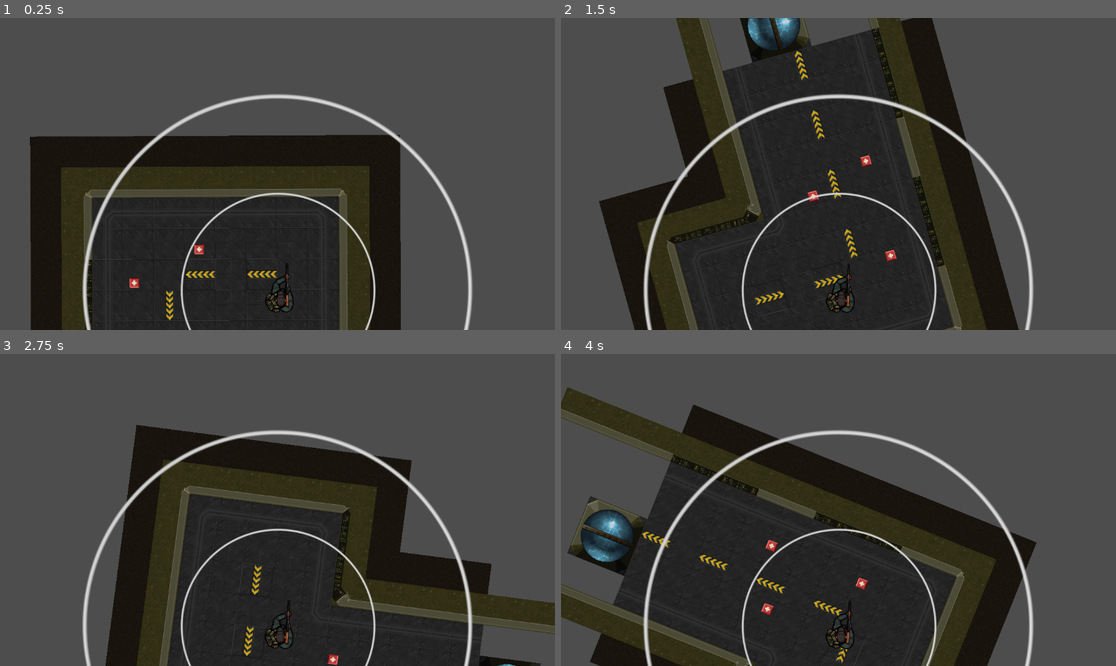
Above: before the commit, frames 1-4 (two rows, left to right).
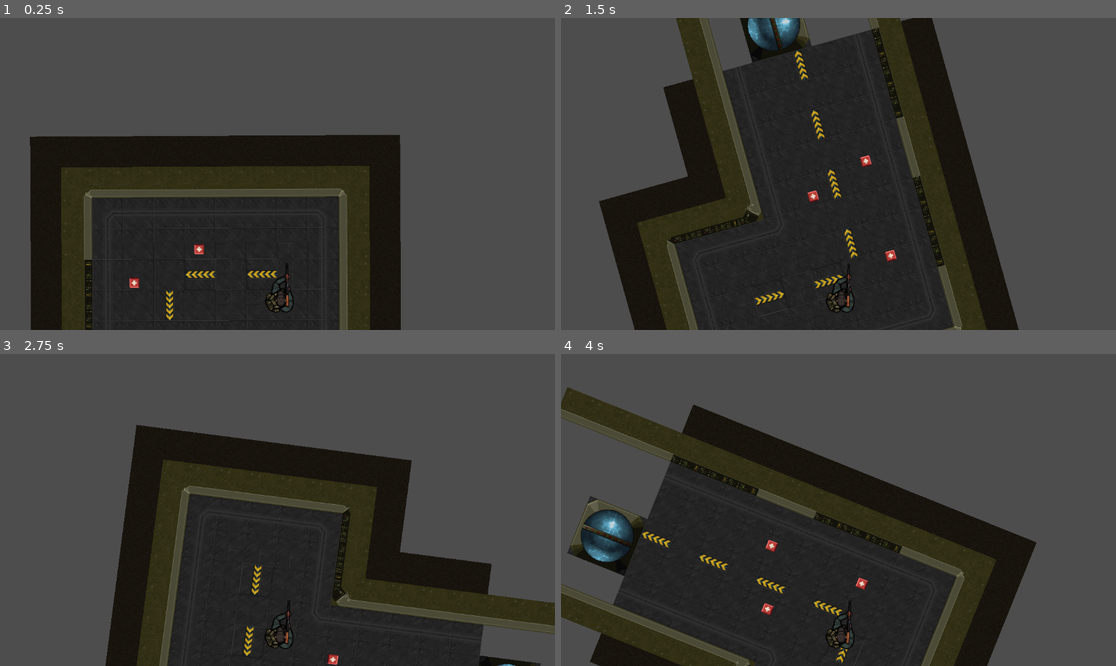
Above: after the commit, the same moments.

Repository: RQZhao01/COMP277game
Game: Godot game, scene res://Levels/level_1.tscn
The game is run twice, just before and just after one commit, with the same random seed, the same clock (stepped at 60 frames per second) and the same inputs.
Inputs (mouse positions are in pixels of both pictures, inside the frame that each line leads up to):
- Up to frame 1 (0.25 s): no input
- Up to frame 2 (1.5 s): tap Enter at 0.5 s; move the mouse to (960, 158) at 0.52 s; hold D (move_right) 0.53-1.28 s; move the mouse to (727, 189) at 1.27 s; hold S (move_down) from 1.28 s (still down)
- Up to frame 3 (2.75 s): move the mouse to (333, 441) at 2.02 s; release S (move_down) at 2.03 s; hold D (move_right) from 2.03 s (still down)
- Up to frame 4 (4 s): move the mouse to (810, 572) at 2.77 s; release D (move_right) at 2.78 s; hold W (move_up) 2.78-3.53 s; move the mouse to (1005, 556) at 3.52 s; hold A (move_left) from 3.53 s (still down)

The runs differ from the first frame. In frame 1, 2.6% of the frame differs, in the area x 14-86%, y 24-100%; in frame 2, 2.6%; in frame 3, 2.6%; in frame 4, 2.6%.

Commit message:
adding animations  for surivor

Diff:
--- a/character/survivor.gd
+++ b/character/survivor.gd
@@ -59,9 +59,9 @@
 	velocity = vector.rotated(self.rotation +PI/2)
 
 	if velocity != Vector2(0,0):
-		$AnimatedSprite2D.play("move")
+		$AnimatedSprite2D.play("rifle_move")
 	else:
-		$AnimatedSprite2D.play("idle")
+		$AnimatedSprite2D.play("rifle_idle")
 
 
 	move_and_slide()
@@ -85,7 +85,7 @@
 func _ready() -> void:
 	#previous_position = (get_global_mouse_position())-self.global_position
 	previous_position = Vector2(0,-1)
-	$AnimatedSprite2D.play("idle") # Replace with function body.+
+	$AnimatedSprite2D.play("rifle_idle") # Replace with function body.+
 	#hide the cursor
 	Input.mouse_mode = Input.MOUSE_MODE_HIDDEN
 
--- a/character/survivor.tscn
+++ b/character/survivor.tscn
@@ -1,26 +1,47 @@
-[gd_scene load_steps=33 format=3 uid="uid://c7ygnibm5wyfu"]
+[gd_scene load_steps=75 format=3 uid="uid://c7ygnibm5wyfu"]
 
 [ext_resource type="Script" path="res://character/survivor.gd" id="1_tamox"]
+[ext_resource type="Texture2D" uid="uid://bpir0oihg5kin" path="res://character/Top_Down_Survivor/handgun/idle/survivor-idle_handgun_0.png" id="2_dj171"]
+[ext_resource type="Texture2D" uid="uid://bp3dv24oo55ub" path="res://character/Top_Down_Survivor/handgun/move/survivor-move_handgun_0.png" id="2_piri3"]
 [ext_resource type="Texture2D" uid="uid://bc3agmigrpvup" path="res://character/Top_Down_Survivor/rifle/idle/survivor-idle_rifle_0.png" id="2_spb2s"]
 [ext_resource type="Texture2D" uid="uid://b762q264gjfpk" path="res://character/Top_Down_Survivor/rifle/move/survivor-move_rifle_0.png" id="3_apyh1"]
+[ext_resource type="Texture2D" uid="uid://bysxt4e5gnqs0" path="res://character/Top_Down_Survivor/handgun/move/survivor-move_handgun_18.png" id="3_v3s3b"]
 [ext_resource type="Texture2D" uid="uid://b8k71yxck2eii" path="res://character/Top_Down_Survivor/rifle/move/survivor-move_rifle_1.png" id="4_aiihr"]
+[ext_resource type="Texture2D" uid="uid://bl61186x5lyy2" path="res://character/Top_Down_Survivor/handgun/move/survivor-move_handgun_19.png" id="4_n2ony"]
+[ext_resource type="Texture2D" uid="uid://cevwmnme5r6qq" path="res://character/Top_Down_Survivor/handgun/move/survivor-move_handgun_14.png" id="5_73e4r"]
 [ext_resource type="Texture2D" uid="uid://dhy7irm38phnd" path="res://character/Top_Down_Survivor/rifle/move/survivor-move_rifle_2.png" id="5_etfm7"]
+[ext_resource type="Texture2D" uid="uid://dg0fux0frutxb" path="res://character/Top_Down_Survivor/handgun/move/survivor-move_handgun_17.png" id="6_653uw"]
 [ext_resource type="Texture2D" uid="uid://bav1b2bp35ggy" path="res://character/Top_Down_Survivor/rifle/move/survivor-move_rifle_3.png" id="6_cl3jj"]
 [ext_resource type="Texture2D" uid="uid://begiv6a4jk3qx" path="res://character/Top_Down_Survivor/rifle/move/survivor-move_rifle_4.png" id="7_630t6"]
+[ext_resource type="Texture2D" uid="uid://dvcapd4d0mcva" path="res://character/Top_Down_Survivor/handgun/move/survivor-move_handgun_6.png" id="7_ujmv3"]
+[ext_resource type="Texture2D" uid="uid://ccmdmcvd2r87r" path="res://character/Top_Down_Survivor/handgun/move/survivor-move_handgun_13.png" id="8_trok4"]
 [ext_resource type="Texture2D" uid="uid://b514uwmvcobkj" path="res://character/Top_Down_Survivor/rifle/move/survivor-move_rifle_5.png" id="8_xsiw5"]
+[ext_resource type="Texture2D" uid="uid://dmn21362t18m6" path="res://character/Top_Down_Survivor/handgun/move/survivor-move_handgun_5.png" id="9_1jeht"]
 [ext_resource type="Texture2D" uid="uid://bba1qh1au82ki" path="res://character/Top_Down_Survivor/rifle/move/survivor-move_rifle_10.png" id="9_8b3na"]
+[ext_resource type="Texture2D" uid="uid://dixkqow3ybm4o" path="res://character/Top_Down_Survivor/handgun/move/survivor-move_handgun_1.png" id="10_60e0x"]
 [ext_resource type="Texture2D" uid="uid://dmyi6px6b4524" path="res://character/Top_Down_Survivor/rifle/move/survivor-move_rifle_14.png" id="10_wjuoj"]
 [ext_resource type="Texture2D" uid="uid://cuf6afkd11xxc" path="res://character/Top_Down_Survivor/rifle/move/survivor-move_rifle_13.png" id="11_gw6h3"]
+[ext_resource type="Texture2D" uid="uid://bvsx1ka76xdye" path="res://character/Top_Down_Survivor/handgun/move/survivor-move_handgun_2.png" id="11_usxkw"]
+[ext_resource type="Texture2D" uid="uid://bqwtbs3yo5d3d" path="res://character/Top_Down_Survivor/handgun/move/survivor-move_handgun_3.png" id="12_akahw"]
 [ext_resource type="Texture2D" uid="uid://dyy4dinhk6y1" path="res://character/Top_Down_Survivor/rifle/move/survivor-move_rifle_11.png" id="12_y6joj"]
 [ext_resource type="Texture2D" uid="uid://cdqqfc4h67jxe" path="res://character/Top_Down_Survivor/rifle/move/survivor-move_rifle_12.png" id="13_6w2an"]
+[ext_resource type="Texture2D" uid="uid://buphnxpmiw67b" path="res://character/Top_Down_Survivor/handgun/move/survivor-move_handgun_4.png" id="13_xxd33"]
 [ext_resource type="Texture2D" uid="uid://ch6oda05j7w2p" path="res://character/Top_Down_Survivor/rifle/move/survivor-move_rifle_9.png" id="14_h47oh"]
+[ext_resource type="Texture2D" uid="uid://jj5s1ufmq6wy" path="res://character/Top_Down_Survivor/handgun/move/survivor-move_handgun_16.png" id="14_xoa7x"]
+[ext_resource type="Texture2D" uid="uid://b0pkvbqi1d0lc" path="res://character/Top_Down_Survivor/handgun/move/survivor-move_handgun_15.png" id="15_37y43"]
 [ext_resource type="Texture2D" uid="uid://cxowuklfs4q66" path="res://character/Top_Down_Survivor/rifle/move/survivor-move_rifle_18.png" id="15_mmo2l"]
 [ext_resource type="Texture2D" uid="uid://ckpp6wduei5rn" path="res://character/Top_Down_Survivor/rifle/move/survivor-move_rifle_19.png" id="16_0osf0"]
+[ext_resource type="Texture2D" uid="uid://dnaq5jesh4n3g" path="res://character/Top_Down_Survivor/handgun/move/survivor-move_handgun_7.png" id="16_74ngj"]
+[ext_resource type="Texture2D" uid="uid://buqlycwfq5g6i" path="res://character/Top_Down_Survivor/handgun/move/survivor-move_handgun_12.png" id="17_aavi7"]
 [ext_resource type="Texture2D" uid="uid://bqd6cp3be1g7l" path="res://character/Top_Down_Survivor/rifle/move/survivor-move_rifle_17.png" id="17_rr2f0"]
+[ext_resource type="Texture2D" uid="uid://csv8duw34uboo" path="res://character/Top_Down_Survivor/handgun/move/survivor-move_handgun_11.png" id="18_mq8iu"]
 [ext_resource type="Texture2D" uid="uid://br0t686euxrim" path="res://character/Top_Down_Survivor/rifle/move/survivor-move_rifle_16.png" id="18_wa7rb"]
 [ext_resource type="Texture2D" uid="uid://ty5623a3ol2f" path="res://character/Top_Down_Survivor/rifle/move/survivor-move_rifle_15.png" id="19_2aspc"]
+[ext_resource type="Texture2D" uid="uid://d0lo15e3nofut" path="res://character/Top_Down_Survivor/handgun/move/survivor-move_handgun_9.png" id="19_sh5d1"]
 [ext_resource type="Texture2D" uid="uid://dnnshxluvrysr" path="res://character/Top_Down_Survivor/rifle/move/survivor-move_rifle_8.png" id="20_pelyv"]
+[ext_resource type="Texture2D" uid="uid://kanpyexa54ua" path="res://character/Top_Down_Survivor/handgun/move/survivor-move_handgun_10.png" id="20_ufonu"]
 [ext_resource type="Texture2D" uid="uid://b83fmh678ajqv" path="res://character/Top_Down_Survivor/rifle/move/survivor-move_rifle_6.png" id="21_bnm1y"]
+[ext_resource type="Texture2D" uid="uid://tj7ajn5bogox" path="res://character/Top_Down_Survivor/handgun/move/survivor-move_handgun_8.png" id="21_rfwic"]
 [ext_resource type="Texture2D" uid="uid://bgcykp8h2vvho" path="res://character/Top_Down_Survivor/rifle/move/survivor-move_rifle_7.png" id="22_ehn0s"]
 [ext_resource type="Texture2D" uid="uid://qd62mxex2p06" path="res://character/Top_Down_Survivor/rifle/shoot/survivor-shoot_rifle_0.png" id="23_u2ma2"]
 [ext_resource type="Texture2D" uid="uid://bf4sa5bqqdy2v" path="res://character/Top_Down_Survivor/rifle/shoot/survivor-shoot_rifle_1.png" id="24_oinuh"]
@@ -28,15 +49,114 @@
 [ext_resource type="Script" path="res://character/camera_2d.gd" id="26_m78jb"]
 [ext_resource type="Script" path="res://character/noisecircle.gd" id="27_3cv3v"]
 [ext_resource type="Texture2D" uid="uid://copxjshvlke8i" path="res://character/white-circle-3d-png.webp" id="28_c5thn"]
+[ext_resource type="Texture2D" uid="uid://nf5pyg2mqle6" path="res://character/Top_Down_Survivor/shotgun/move/survivor-move_shotgun_0.png" id="46_vc8nm"]
+[ext_resource type="Texture2D" uid="uid://csnx44yhdg1xr" path="res://character/Top_Down_Survivor/shotgun/idle/survivor-idle_shotgun_0.png" id="47_1bnv7"]
+[ext_resource type="Texture2D" uid="uid://rfkdyo6xc346" path="res://character/Top_Down_Survivor/shotgun/move/survivor-move_shotgun_3.png" id="47_ymkgc"]
+[ext_resource type="Texture2D" uid="uid://ddmmlb4k5o310" path="res://character/Top_Down_Survivor/shotgun/move/survivor-move_shotgun_18.png" id="48_n2ftw"]
+[ext_resource type="Texture2D" uid="uid://b85xgecbpifyx" path="res://character/Top_Down_Survivor/shotgun/move/survivor-move_shotgun_16.png" id="49_tonmf"]
+[ext_resource type="Texture2D" uid="uid://bbvyfedb3b7jg" path="res://character/Top_Down_Survivor/shotgun/move/survivor-move_shotgun_17.png" id="50_ibr1r"]
+[ext_resource type="Texture2D" uid="uid://2kkkx7baqrrr" path="res://character/Top_Down_Survivor/shotgun/move/survivor-move_shotgun_15.png" id="51_o2saw"]
+[ext_resource type="Texture2D" uid="uid://b1bqpkgk13uet" path="res://character/Top_Down_Survivor/shotgun/move/survivor-move_shotgun_13.png" id="52_buyh5"]
+[ext_resource type="Texture2D" uid="uid://di6q64s82hfvf" path="res://character/Top_Down_Survivor/shotgun/move/survivor-move_shotgun_12.png" id="53_63e4y"]
+[ext_resource type="Texture2D" uid="uid://bd7uy0fdkm804" path="res://character/Top_Down_Survivor/shotgun/move/survivor-move_shotgun_6.png" id="54_0i60o"]
+[ext_resource type="Texture2D" uid="uid://b6n1owgfw8q1h" path="res://character/Top_Down_Survivor/shotgun/move/survivor-move_shotgun_4.png" id="55_jln34"]
+[ext_resource type="Texture2D" uid="uid://2fk0hrytn0pk" path="res://character/Top_Down_Survivor/shotgun/move/survivor-move_shotgun_19.png" id="56_tioac"]
+[ext_resource type="Texture2D" uid="uid://bbo8krvuewasa" path="res://character/Top_Down_Survivor/shotgun/move/survivor-move_shotgun_5.png" id="57_n3ill"]
+[ext_resource type="Texture2D" uid="uid://q5g4gv2qqeky" path="res://character/Top_Down_Survivor/shotgun/move/survivor-move_shotgun_2.png" id="58_ldyl8"]
+[ext_resource type="Texture2D" uid="uid://bogdwjm3cm0wv" path="res://character/Top_Down_Survivor/shotgun/move/survivor-move_shotgun_1.png" id="59_ho3nv"]
+[ext_resource type="Texture2D" uid="uid://bafbcegxaxf67" path="res://character/Top_Down_Survivor/shotgun/move/survivor-move_shotgun_7.png" id="60_mhuq5"]
+[ext_resource type="Texture2D" uid="uid://d2epa7vnfc7n5" path="res://character/Top_Down_Survivor/shotgun/move/survivor-move_shotgun_14.png" id="61_kiebx"]
+[ext_resource type="Texture2D" uid="uid://de06j0ir6pdtu" path="res://character/Top_Down_Survivor/shotgun/move/survivor-move_shotgun_8.png" id="62_15lkq"]
+[ext_resource type="Texture2D" uid="uid://b7q6axh77hk58" path="res://character/Top_Down_Survivor/shotgun/move/survivor-move_shotgun_11.png" id="63_y8285"]
+[ext_resource type="Texture2D" uid="uid://bkahpicrfget7" path="res://character/Top_Down_Survivor/shotgun/move/survivor-move_shotgun_10.png" id="64_vpefv"]
+[ext_resource type="Texture2D" uid="uid://ciq8cv1u2pk5f" path="res://character/Top_Down_Survivor/shotgun/move/survivor-move_shotgun_9.png" id="65_n2eh0"]
 
 [sub_resource type="SpriteFrames" id="SpriteFrames_w1j3v"]
 animations = [{
 "frames": [{
 "duration": 1.0,
+"texture": ExtResource("2_dj171")
+}],
+"loop": true,
+"name": &"pistol_idle",
+"speed": 5.0
+}, {
+"frames": [{
+"duration": 1.0,
+"texture": ExtResource("2_piri3")
+}, {
+"duration": 1.0,
+"texture": ExtResource("3_v3s3b")
+}, {
+"duration": 1.0,
+"texture": ExtResource("4_n2ony")
+}, {
+"duration": 1.0,
+"texture": ExtResource("5_73e4r")
+}, {
+"duration": 1.0,
+"texture": ExtResource("6_653uw")
+}, {
+"duration": 1.0,
+"texture": ExtResource("7_ujmv3")
+}, {
+"duration": 1.0,
+"texture": ExtResource("8_trok4")
+}, {
+"duration": 1.0,
+"texture": ExtResource("9_1jeht")
+}, {
+"duration": 1.0,
+"texture": ExtResource("10_60e0x")
+}, {
+"duration": 1.0,
+"texture": ExtResource("11_usxkw")
+}, {
+"duration": 1.0,
+"texture": ExtResource("12_akahw")
+}, {
+"duration": 1.0,
+"texture": ExtResource("13_xxd33")
+}, {
+"duration": 1.0,
+"texture": ExtResource("14_xoa7x")
+}, {
+"duration": 1.0,
+"texture": ExtResource("15_37y43")
+}, {
+"duration": 1.0,
+"texture": ExtResource("16_74ngj")
+}, {
+"duration": 1.0,
+"texture": ExtResource("17_aavi7")
+}, {
+"duration": 1.0,
+"texture": ExtResource("18_mq8iu")
+}, {
+"duration": 1.0,
+"texture": ExtResource("19_sh5d1")
+}, {
+"duration": 1.0,
+"texture": ExtResource("20_ufonu")
+}, {
+"duration": 1.0,
+"texture": ExtResource("21_rfwic")
+}],
+"loop": true,
+"name": &"pistol_move",
+"speed": 5.0
+}, {
+"frames": [],
+"loop": true,
+"name": &"pistol_shoot",
+"speed": 5.0
+}, {
+"frames": [{
+"duration": 1.0,
 "texture": ExtResource("2_spb2s")
 }],
 "loop": true,
-"name": &"idle",
+"name": &"rifle_idle",
 "speed": 5.0
 }, {
 "frames": [{
@@ -101,7 +221,7 @@
 "texture": ExtResource("22_ehn0s")
 }],
 "loop": true,
-"name": &"move",
+"name": &"rifle_move",
 "speed": 5.0
 }, {
 "frames": [{
@@ -117,6 +237,84 @@
 "loop": true,
 "name": &"rifle_shoot",
 "speed": 10.0
+}, {
+"frames": [{
+"duration": 1.0,
+"texture": ExtResource("47_1bnv7")
+}],
+"loop": true,
+"name": &"shotgun_idle",
+"speed": 5.0
+}, {
+"frames": [{
+"duration": 1.0,
+"texture": ExtResource("46_vc8nm")
+}, {
+"duration": 1.0,
+"texture": ExtResource("47_ymkgc")
+}, {
+"duration": 1.0,
+"texture": ExtResource("48_n2ftw")
+}, {
+"duration": 1.0,
+"texture": ExtResource("49_tonmf")
+}, {
+"duration": 1.0,
+"texture": ExtResource("50_ibr1r")
+}, {
+"duration": 1.0,
+"texture": ExtResource("51_o2saw")
+}, {
+"duration": 1.0,
+"texture": ExtResource("52_buyh5")
+}, {
+"duration": 1.0,
+"texture": ExtResource("53_63e4y")
+}, {
+"duration": 1.0,
+"texture": ExtResource("54_0i60o")
+}, {
+"duration": 1.0,
+"texture": ExtResource("55_jln34")
+}, {
+"duration": 1.0,
+"texture": ExtResource("56_tioac")
+}, {
+"duration": 1.0,
+"texture": ExtResource("57_n3ill")
+}, {
+"duration": 1.0,
+"texture": ExtResource("58_ldyl8")
+}, {
+"duration": 1.0,
+"texture": ExtResource("59_ho3nv")
+}, {
+"duration": 1.0,
+"texture": ExtResource("60_mhuq5")
+}, {
+"duration": 1.0,
+"texture": ExtResource("61_kiebx")
+}, {
+"duration": 1.0,
+"texture": ExtResource("62_15lkq")
+}, {
+"duration": 1.0,
+"texture": ExtResource("63_y8285")
+}, {
+"duration": 1.0,
+"texture": ExtResource("64_vpefv")
+}, {
+"duration": 1.0,
+"texture": ExtResource("65_n2eh0")
+}],
+"loop": true,
+"name": &"shotgun_move",
+"speed": 5.0
+}, {
+"frames": [],
+"loop": true,
+"name": &"shotgun_shoot",
+"speed": 5.0
 }]
 
 [sub_resource type="CapsuleShape2D" id="CapsuleShape2D_1ywmy"]
@@ -133,8 +331,8 @@
 
 [node name="AnimatedSprite2D" type="AnimatedSprite2D" parent="."]
 sprite_frames = SubResource("SpriteFrames_w1j3v")
-animation = &"idle"
-frame_progress = 0.412954
+animation = &"pistol_shoot"
+frame_progress = 0.215943
 
 [node name="CollisionShape2D" type="CollisionShape2D" parent="."]
 position = Vector2(-25, 20)
@@ -150,6 +348,7 @@
 script = ExtResource("26_m78jb")
 
 [node name="Noisecircle" type="Area2D" parent="."]
+visible = false
 z_index = 10
 scale = Vector2(50, 50)
 script = ExtResource("27_3cv3v")
@@ -166,6 +365,7 @@
 texture = ExtResource("28_c5thn")
 
 [node name="Hearing_circle" type="Area2D" parent="."]
+visible = false
 z_index = 9
 scale = Vector2(100, 100)
 
